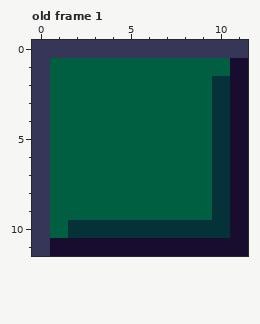
Pixel-art file, stored at assets/SimonButton.aseprite. The picture above is the old version.
12x12 pixels, 3 frames. Shown: old frame 1.
And afterwards:
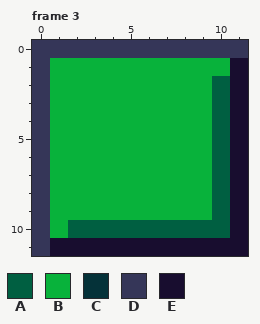
Palette (. is transparent): A #005f41  B #08b23b  C #053239  D #353658  E #180d2f
A new or re-ordered frame is compared with the old frame closest to it.
What changed:
frames 3 -> 4
Changed rows in their new state; - is an unchanged pixel.
Frame 3 is new; against old frame 1:
first column x 1:
 1 BBBBBBBBBB
 2 BBBBBBBBBA
 3 BBBBBBBBBA
 4 BBBBBBBBBA
 5 BBBBBBBBBA
 6 BBBBBBBBBA
 7 BBBBBBBBBA
 8 BBBBBBBBBA
 9 BBBBBBBBBA
10 BAAAAAAAAA
